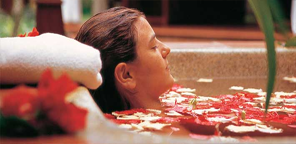
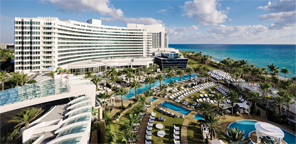
Revision of a layered w=296, h=144 image; what changed, layer by layer:
hid "Layer 4" over [0, 0, 296, 144]
hid "Layer 3" over [0, 0, 296, 144]
hid "Layer 2" over [0, 0, 296, 144]
renamed "Layer 1" to "Layer 5", painted on it over [0, 0, 296, 144]
